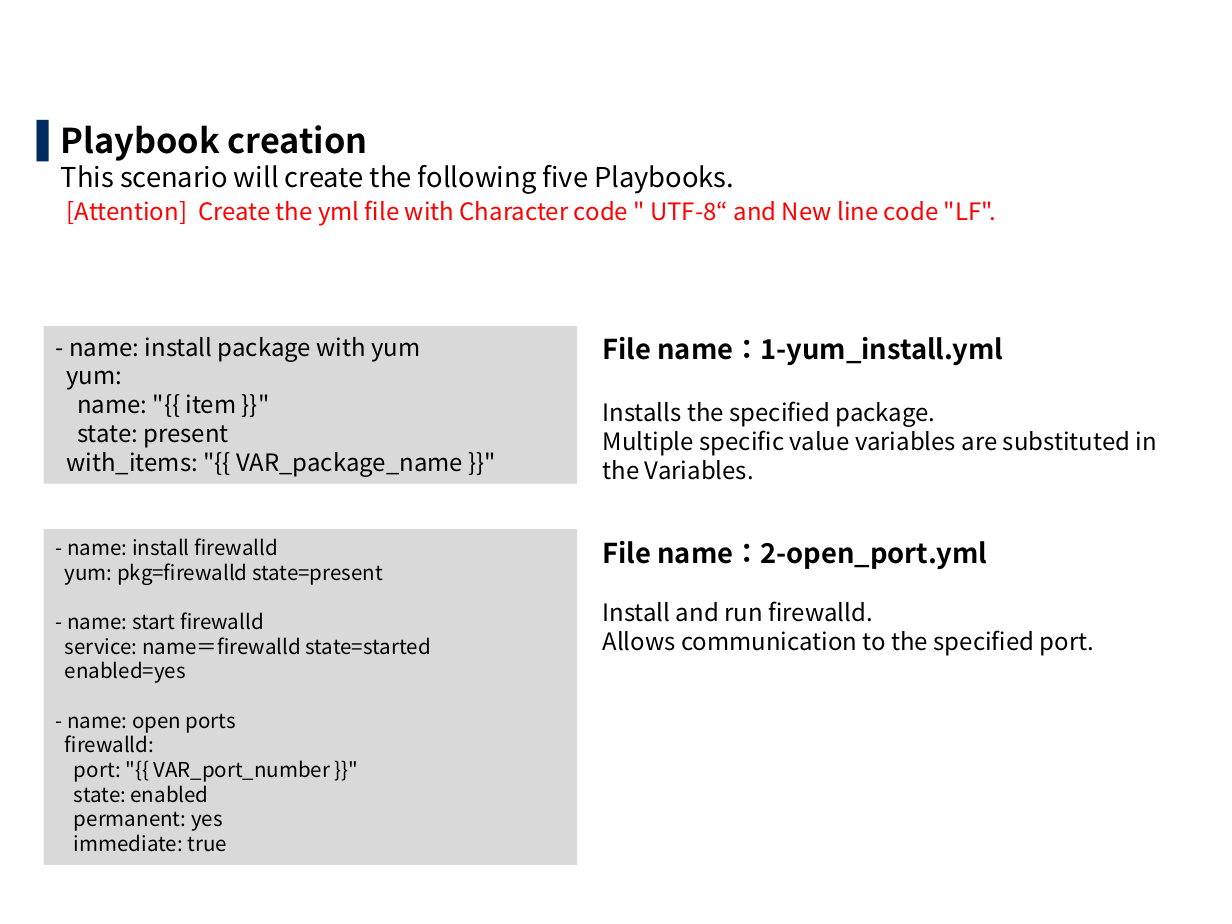
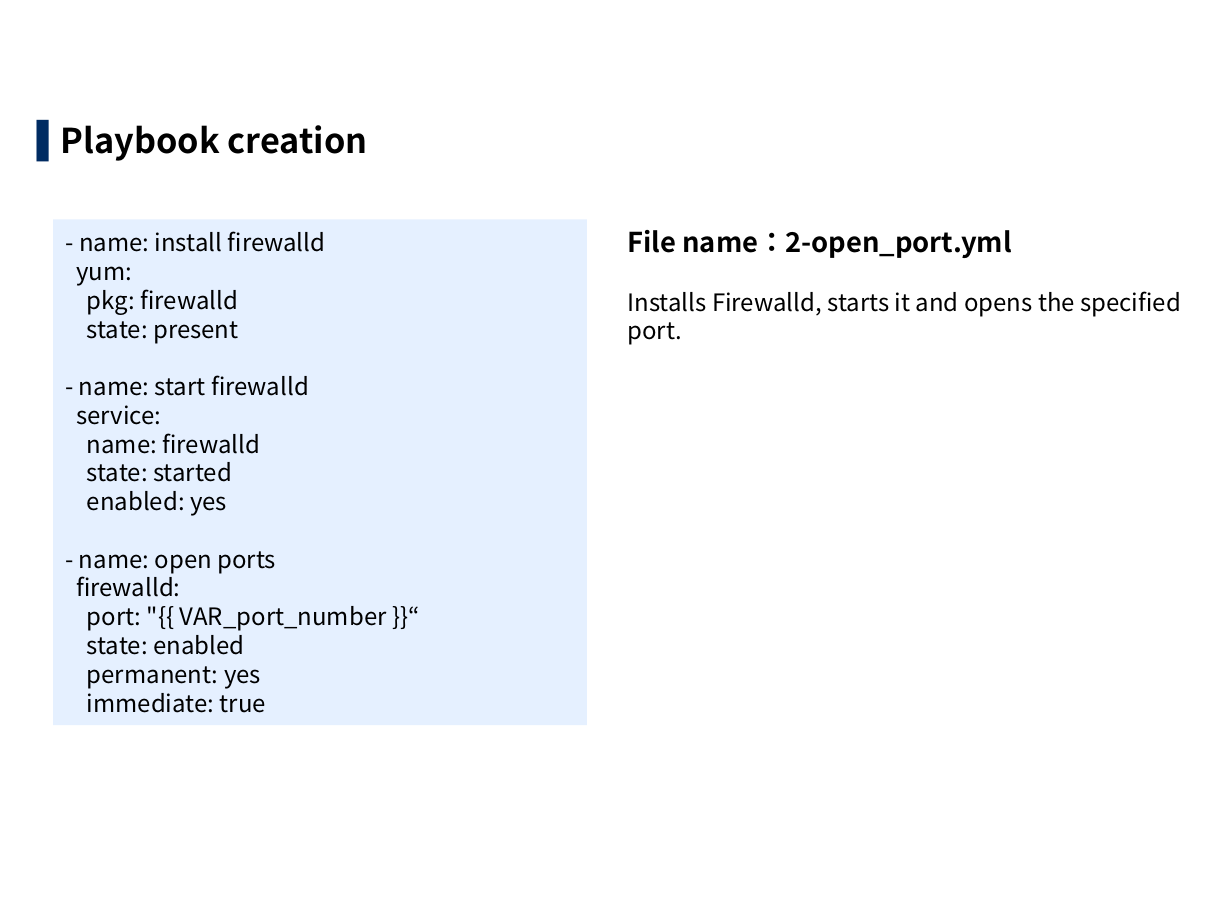
Before and after one commit to exastro-suite/it-automation-docs, a slide deck: slide 8 of asset/Learn/ITA-Ansible-Driver_en_practice.pptx (slide 7 before the commit). Drawn at 1232x924 pixels with LibreOffice and Linux fonts; fonts in the diff are those of the drawing; background and template pictures are left out. Boxes give left, top, right and bottom in pixels: in the first picture for what was removed or moved away, otherwise in the second. Text is boxed around its words. In the diff, an @@ line names an element or a change of style, - is before the commit and + after.

```diff
--- a/asset/Learn/ITA-Ansible-Driver_en_practice.pptx
+++ b/asset/Learn/ITA-Ansible-Driver_en_practice.pptx
@@ text at (61,125,368,161): text changed; size 14 to 20 pt; text colour #FF0000 to #000000; bold on @@
-▌ Playbook creation
-  This scenario will create the following five Playbooks.
-  [Attention] Create the yml file with Character code " UTF-8“ and New line code "LF".
+▌ Playbook creation
@@ rectangle "- name: install firewalld": place and size @@
-rectangle "- name: install firewalld" at (43,529,577,865)
+rectangle "- name: install firewalld" at (53,219,586,726)
@@ rectangle "- name: install firewalld" at (53,219,586,726): vertical alignment top to middle; fill #D9D9D9 to #E5F0FF @@
@@ text in rectangle at (76,231,326,713): size 12 to 14 pt in "- name: install firewalld", "- name: start firewalld", "- name: open ports", "firewalld:" and 3 more places @@
@@ text "File name：2-open_port.yml": place and size @@
-text "File name：2-open_port.yml" at (603,541,1095,656)
+text "File name：2-open_port.yml" at (627,230,1181,345)
@@ text in rectangle at (76,266,238,344): text changed; size 12 to 14 pt @@
-yum: pkg=firewalld state=present
+yum:
+pkg: firewalld
+state: present
@@ text at (627,291,1181,345): text changed @@
-Install and run firewalld.
-Allows communication to the specified port.
+Installs Firewalld, starts it and opens the specified port.
@@ rectangle removed at (43,326,577,484) @@
-- name: install package with yum
-yum:
-name: "{{ item }}"
-state: present
-with_items: "{{ VAR_package_name }}"
@@ free removed at (590,326,1198,496) @@
-File name：1-yum_install.yml
-Installs the specified package.
-Multiple specific value variables are substituted in the Variables.
@@ text in rectangle at (76,405,260,516): text changed; size 12 to 14 pt @@
-service: name＝firewalld state=started
-enabled=yes
+service:
+name: firewalld
+state: started
+enabled: yes
@@ text in rectangle at (87,606,387,631): text changed; size 12 to 14 pt @@
-port: "{{ VAR_port_number }}"
+port: "{{ VAR_port_number }}“
```
Also in this commit, not shown: 61 other slides changed, 3 slides added, 7 other files.
